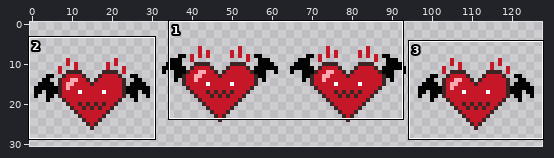
Sprite sheet, stored at Characters/pet2.png. The first picture is a wide view before the edit; the outline marks the close-up.
Close-up. Before the commit:
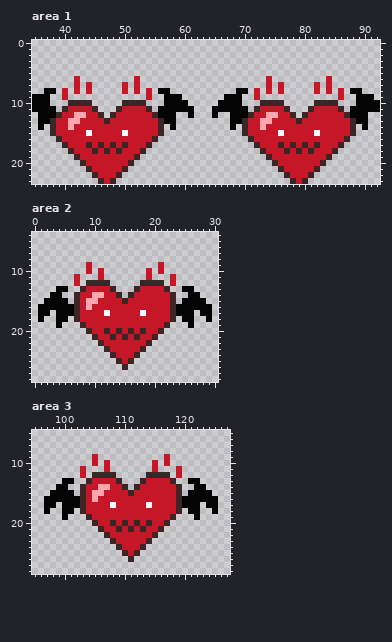
The file is 128x128 pixels. Shown: area 1: x 35..92, y 0..23; area 2: x 0..30, y 4..28; area 3: x 95..127, y 5..28. The wide view leaves out empty margins.
After the commit:
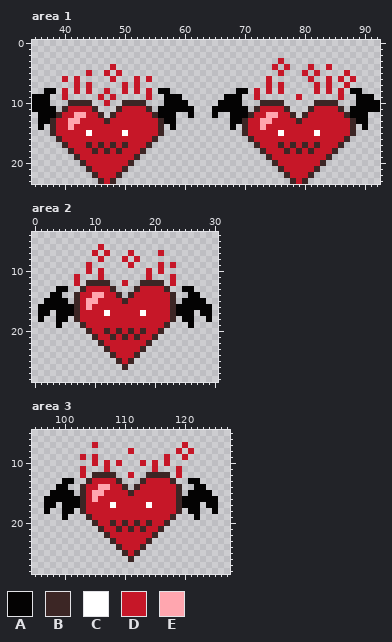
Palette (. is transparent): A #040303  B #3c2625  C #ffffff  D #c61728  E #ffa6af
Author's note on the commit: 펫2 조금수정
The exact change:
--- area 1
@@ x 35..92 @@
  2 ..........................................................
- 3 ..........................................................
- 4 ..........................................................
- 5 ..........................................................
- 6 .......D.........D.....................D.........D........
- 7 .......D.D.....D.D.....................D.D.....D.D........
- 8 ..AA.D.D.D.....D.D.D.AA...........AA.D.D.D.....D.D.D.AA...
- 9 AAA..D.............D..AAA.......AAA..D.............D..AAA.
-10 AAA...BBBB.....BBBB...AAAA.....AAAA...BBBB.....BBBB...AAAA
+ 3 .........................................D................
+ 4 .............D..........................D.D...D..D........
+ 5 .........D..D.D..........................D...D.D....D.....
+ 6 .....D.D.....D...D.D...................D......D..D.D.D....
+ 7 .......D.D.....D.D.....................D.D.....D.D..D.....
+ 8 ..AA.D.D.D..D..D.D.D.AA...........AA.D.D.D.....D.D.D.AA...
+ 9 AAA..D.....D.D.....D..AAA.......AAA..D......D......D..AAA.
+10 AAA...BBBB..D..BBBB...AAAA.....AAAA...BBBB.....BBBB...AAAA
 11 AAAA.BDDDDB...BDDDDB.AAAAAA...AAAAAA.BDDDDB...BDDDDB.AAAAA
--- area 2
@@ x 8..25 @@
  5 ..................
- 6 ..................
- 7 ..................
- 8 ..................
- 9 .D...........D....
+ 6 ...D..............
+ 7 ..D.D...D....D....
+ 8 ...D...D.D........
+ 9 .D......D....D.D..
 10 .D.D.......D.D....
 11 ...D.......D...D..
-12 .BBBB.....BBBB.D..
+12 .BBBB..D..BBBB.D..
 13 BDDDDB...BDDDDB..A
--- area 3
@@ x 101..123 @@
  6 .......................
- 7 .......................
- 8 .......................
- 9 ....D...........D......
-10 ....D.D.......D.D......
+ 7 ....D..............D...
+ 8 ..........D.......D.D..
+ 9 ..D.D...........D..D...
+10 ....D.D.D...D.D.D......
 11 ..D...D.......D...D....
-12 ..D.BBBB.....BBBB.D....
+12 ..D.BBBB..D..BBBB.D....
 13 A..BDDDDB...BDDDDB..AA.
Pixel boxes of the changes (left, top, right, bottom) in both close-ups:
added: (272, 58, 356, 100)
added: (86, 64, 122, 106)
added: (62, 76, 68, 82)
added: (146, 76, 152, 82)
added: (92, 244, 140, 286)
added: (158, 250, 176, 268)
added: (80, 442, 146, 478)
added: (176, 442, 194, 460)
